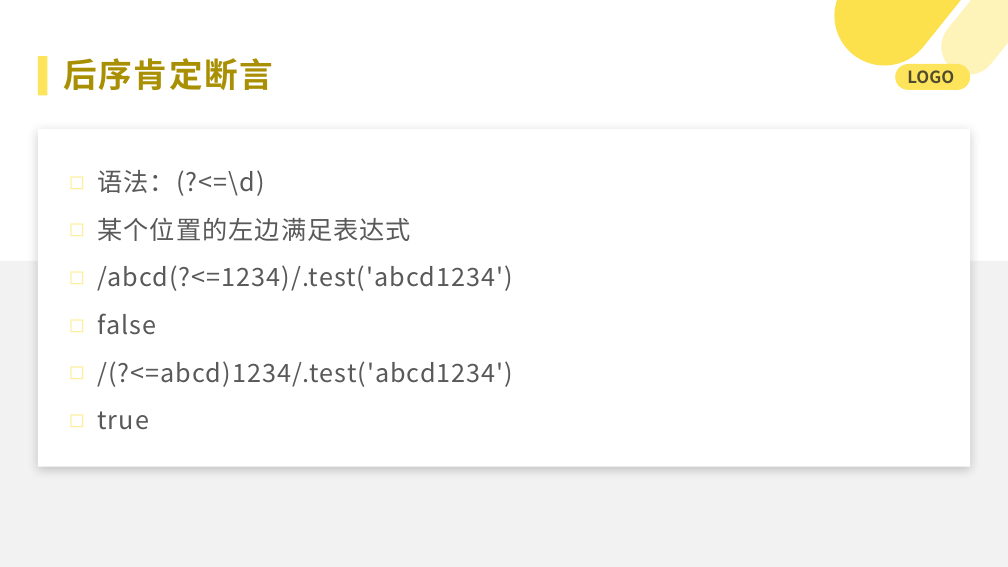
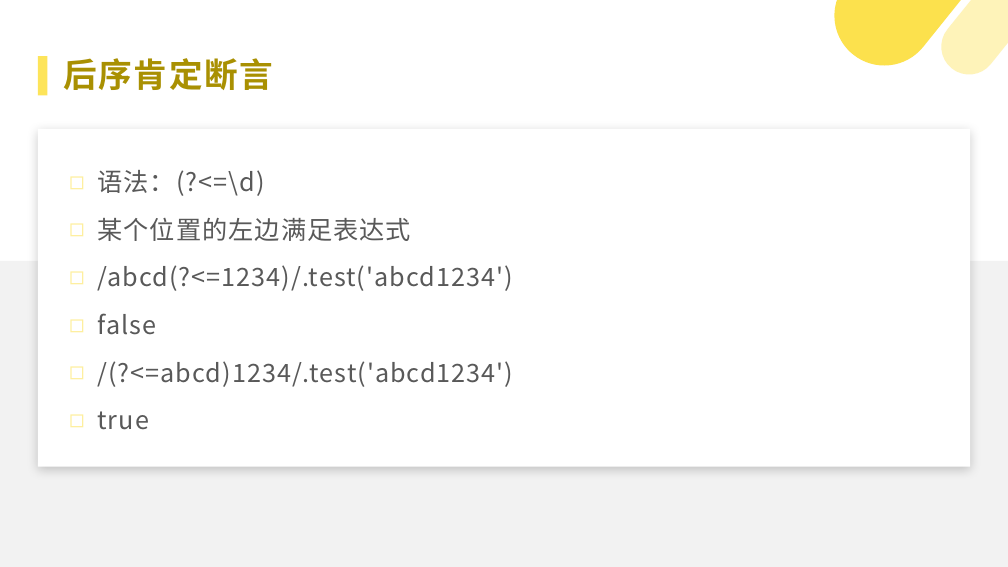
Before and after one commit to 382615666/note, a slide deck: slide 10 of 科普.pptx. Drawn at 1008x567 pixels with LibreOffice and Linux fonts; fonts in the diff are those of the drawing. Boxes give left, top, right and bottom in pixels: in the first picture for what was removed or moved away, otherwise in the second. Text is boxed around its words. In the diff, an @@ line names an element or a change of style, - is before the commit and + after.

```diff
--- a/科普.pptx
+++ b/科普.pptx
@@ rounded rectangle removed at box(895, 64, 970, 90) @@
@@ text removed at box(907, 70, 954, 83) @@
-LOGO
```
Also in this commit, not shown: 4 other slides changed, 1 slide removed, 1 other file.
